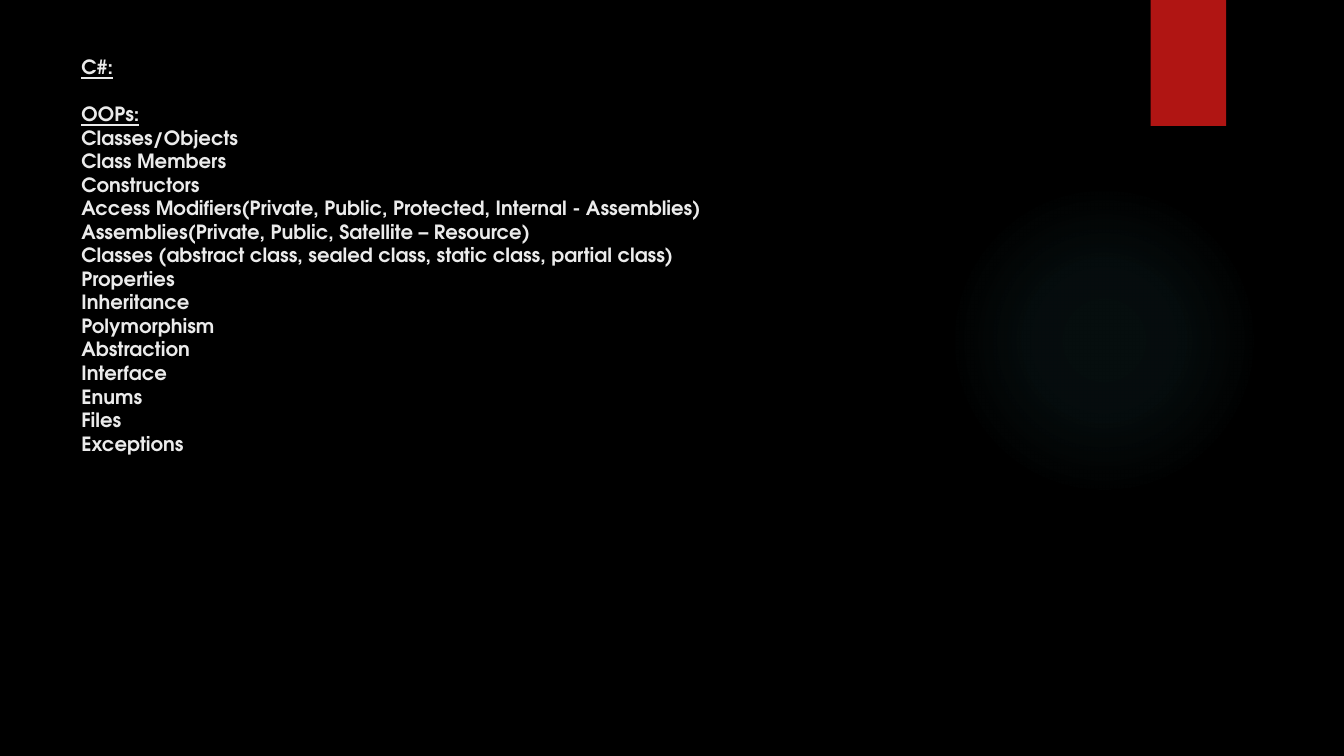
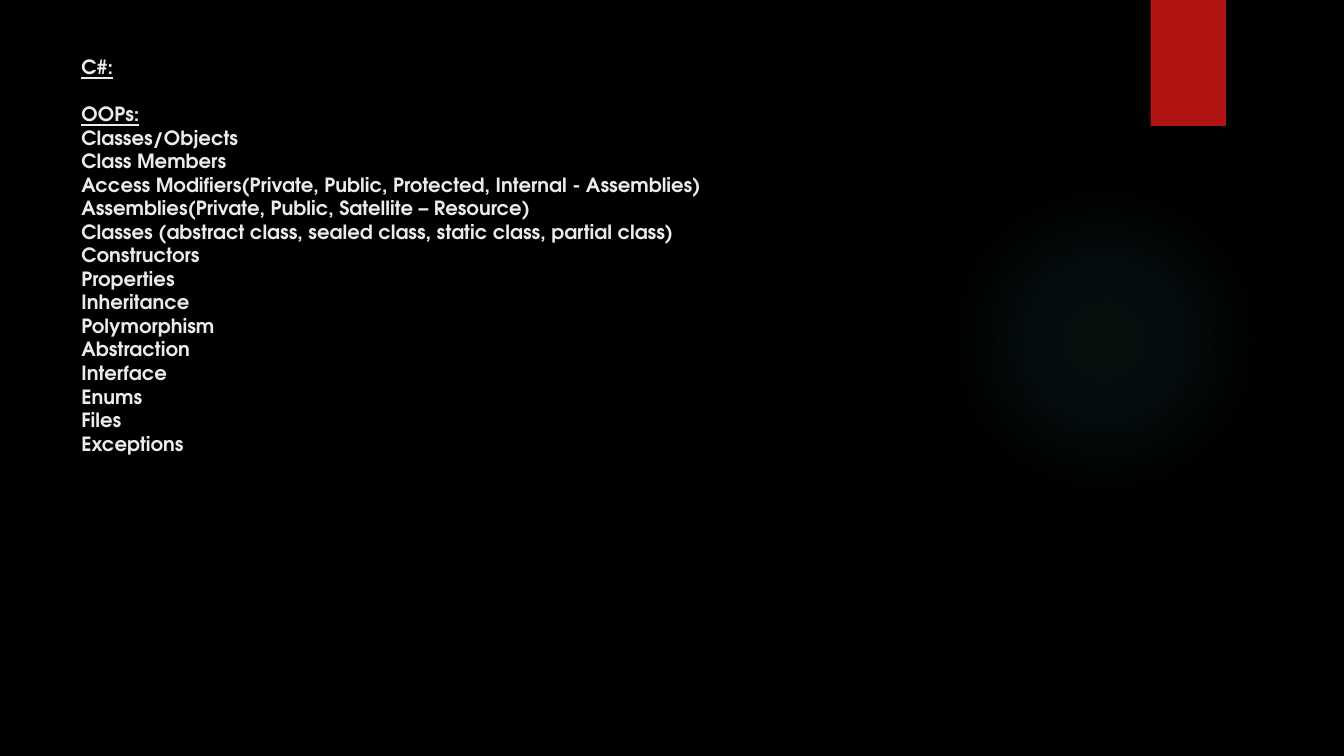
Before and after one commit to Manisoft55/AimorePractice, a slide deck: slide 10 of Notes/Day2_26_07_2022.pptx. Drawn at 1344x756 pixels with LibreOffice and Linux fonts; fonts in the diff are those of the drawing; background and template pictures are left out. Boxes give left, top, right and bottom in pixels: in the first picture for what was removed or moved away, otherwise in the second. Text is boxed around its words. In the diff, an @@ line names an element or a change of style, - is before the commit and + after.

```diff
--- a/Notes/Day2_26_07_2022.pptx
+++ b/Notes/Day2_26_07_2022.pptx
@@ title at (81,59,701,263): text changed @@
-C#:
-OOPs:
-Classes/Objects
-Class Members
-Constructors
-Access Modifiers(Private, Public, Protected, Internal - Assemblies)
-Assemblies(Private, Public, Satellite – Resource)
-Classes (abstract class, sealed class, static class, partial class)
+C#:
+OOPs:
+Classes/Objects
+Class Members
+Access Modifiers(Private, Public, Protected, Internal - Assemblies)
+Assemblies(Private, Public, Satellite – Resource)
+Classes (abstract class, sealed class, static class, partial class)
+Constructors
```
Also in this commit, not shown: 59 other files.
